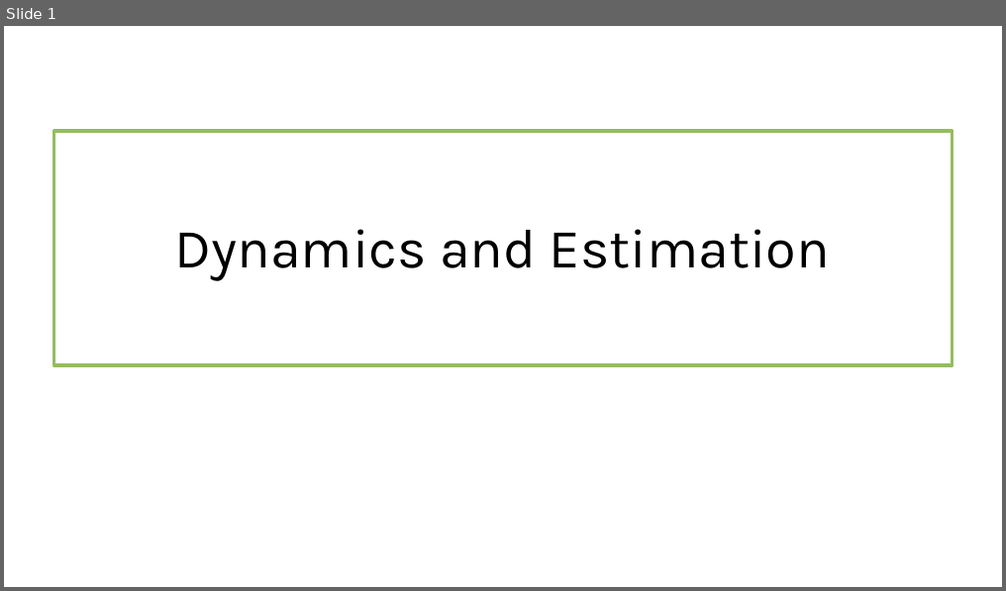
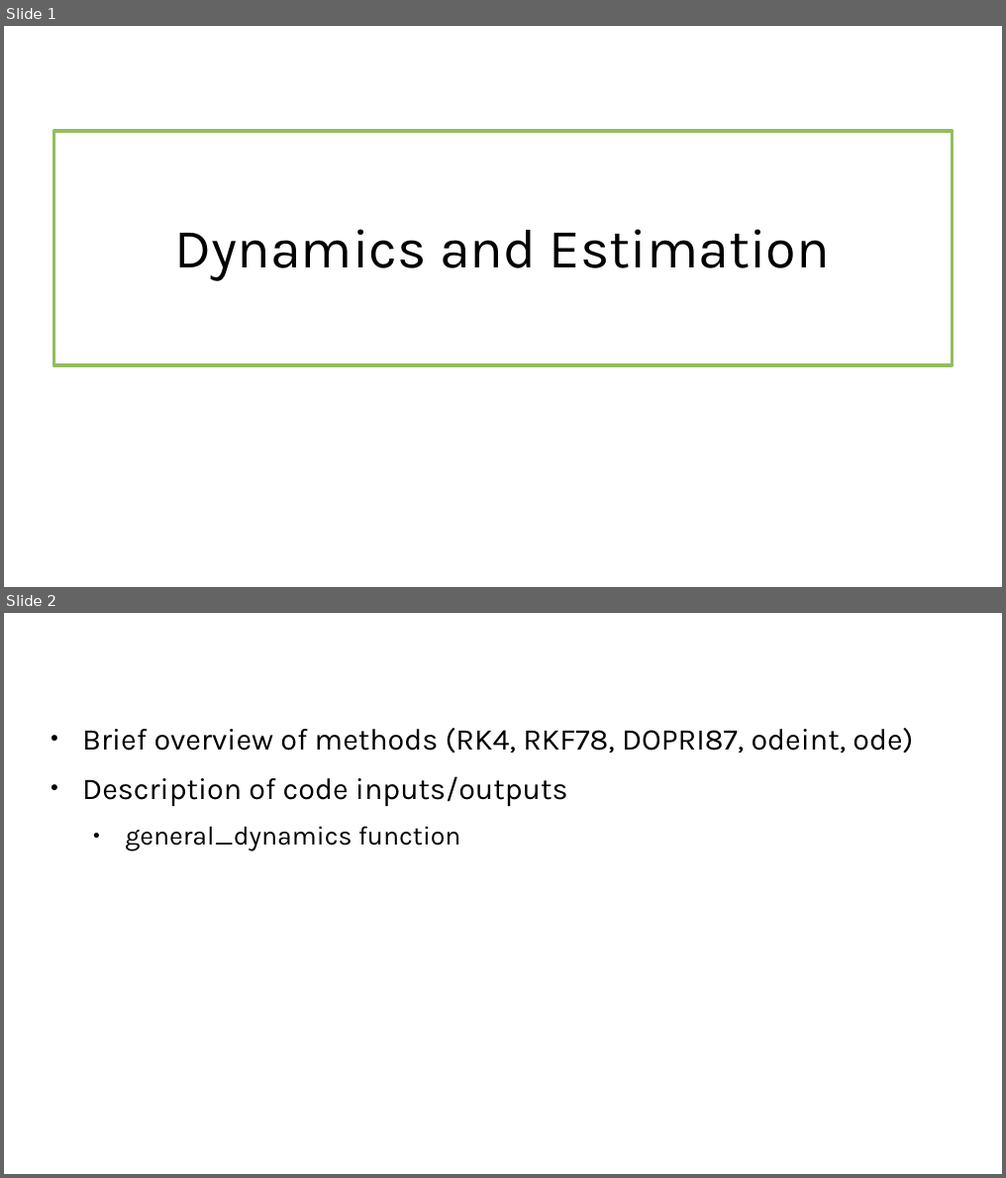
Before and after one commit to gehly/metis, a slide deck: doc/dynamics_and_estimation.odp. Shown one above the other, each under a label of ours: slide 1 before the commit, slides 1 and 2 after it. The pictures are 1006x591 and 1006x1178 pixels, drawn with LibreOffice and Linux fonts; fonts in the diff are those of the drawing; background and template pictures are left out. Boxes give left, top, right and bottom in pixels: in the first picture for what was removed or moved away, otherwise in the second. Text is boxed around its words. In the diff, an @@ line names an element or a change of style, - is before the commit and + after.

```diff
--- a/doc/dynamics_and_estimation.odp
+++ b/doc/dynamics_and_estimation.odp
@@ slide 2 added at [4, 613, 1002, 1174], background #FFFFFF @@
@@ text added at [82, 728, 913, 852], 24 pt, text #000000 @@
+● Brief overview of methods (RK4, RKF78, DOPRI87, odeint, ode)
+● Description of code inputs/outputs
+  ● general_dynamics function
@@ title added at [125, 826, 351, 852], 33 pt, text #FFFFFF @@
+Dynamics
@@ text added at [307, 1140, 699, 1169], 14 pt, text #FFFFFF @@
+Presentation
@@ page number added at [720, 1140, 952, 1169], 14 pt, text #FFFFFF @@
+2
```
Also in this commit, not shown: 11 other slides added, 1 slide removed, 11 other files.
